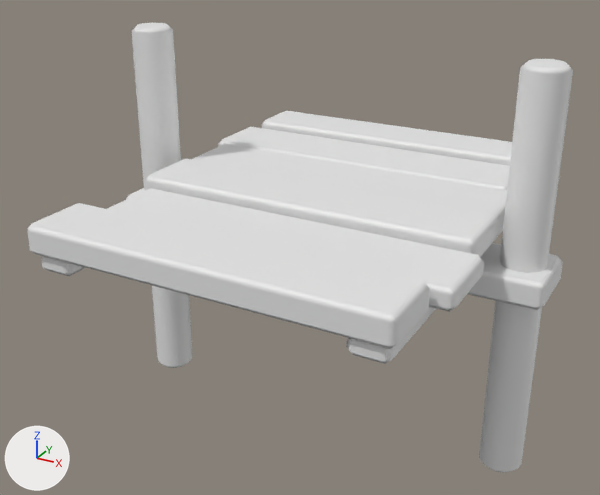
An edit to the FBX model CrashCourse/Assets/ART_Assets/Platforms/Small/M_Small_Medium_1.fbx, drawn before and after from the same camera.
Rendered twice from a 50 mm lens placed at (82.07, 13.97, 2.66), pointed at (78.84, 19.85, -0.28). The axes (+X, +Y, +Z) are drawn at lower left. The lights are the same throughout. The older version comes first. Where no turn or scale is listed for an object, it has been applied to the vertices.

Objects in the first picture: 'M_Small_Medium_1'.
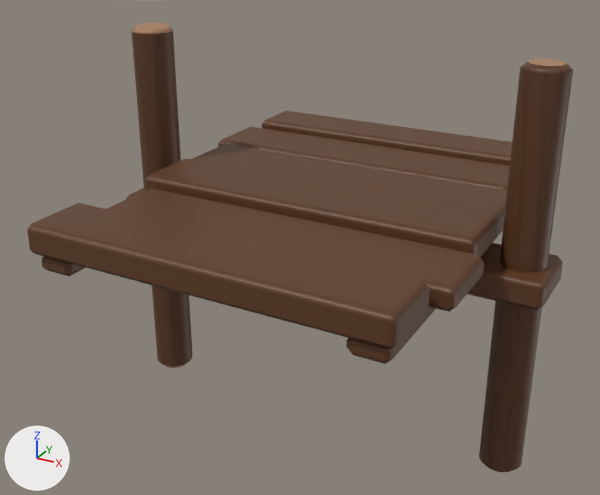
Patch to the scene script:
```diff
--- a/CrashCourse/Assets/ART_Assets/Platforms/Small/M_Small_Medium_1.fbx.py
+++ b/CrashCourse/Assets/ART_Assets/Platforms/Small/M_Small_Medium_1.fbx.py
@@ img_row_1_uv_png @@
+img_row_1_uv_png = load_image('Row_1_UV.png', '../Textures/Row_1_UV.png', 1024, 1024, 'sRGB')
@@ mat_row_1 @@
+mat_row_1 = principled_material('Row_1')
+mat_row_1.texture = img_row_1_uv_png
@@ me_cube_712 @@
 me_cube_712.from_pydata(...)  # 344 vertices, 334 faces; spans x -2.01..1.99, y -2.0..1.92, z -2.17..1.31
+me_cube_712.materials.append(mat_row_1)  # picture img_row_1_uv_png
```

Pixel boxes [x1, y1, x2, y2] of what changed, in the pictures (600 x 495 px):
'M_Small_Medium_1', recoloured (white to brown)
    both: [28, 23, 573, 472]
